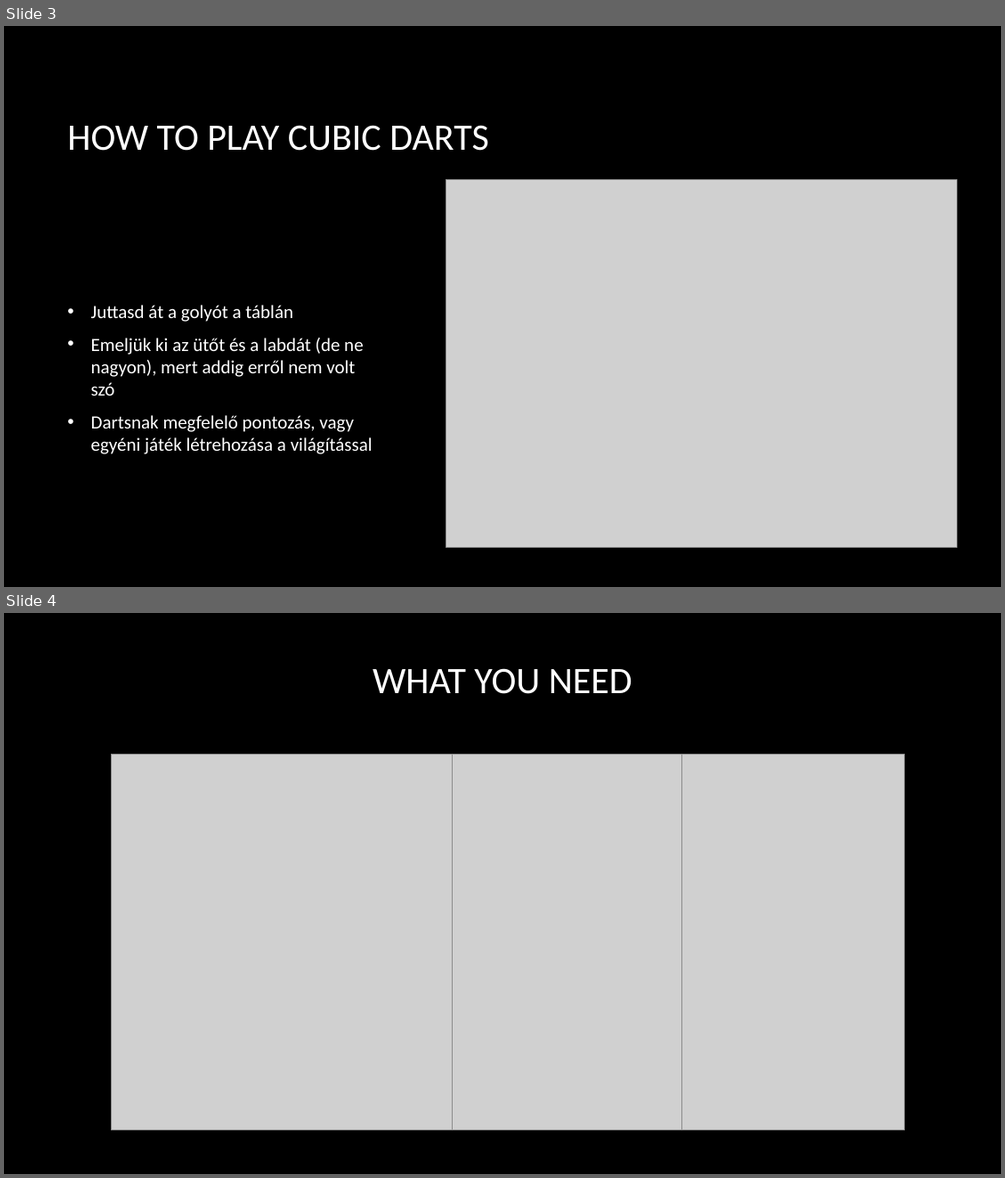
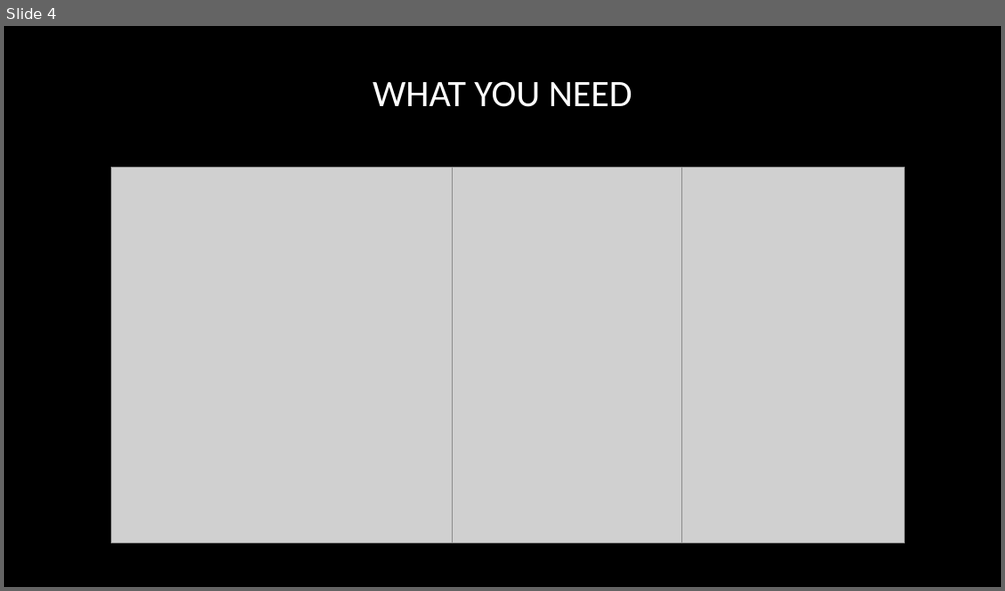
Before and after one commit to Adrellan/CubicDarts, a slide deck: cubic_darts.pptx. Shown one above the other, each under a label of ours: slides 3 and 4 before the commit, slide 4 after it. The pictures are 1005x1178 and 1005x591 pixels, drawn with LibreOffice and Linux fonts; fonts in the diff are those of the drawing; grey boxes stand for pictures; background and template pictures are left out. Boxes give left, top, right and bottom in pixels: in the first picture for what was removed or moved away, otherwise in the second. Text is boxed around its words. In the diff, an @@ line names an element or a change of style, - is before the commit and + after.

```diff
--- a/cubic_darts.pptx
+++ b/cubic_darts.pptx
@@ slide 3 removed at box(4, 26, 1001, 587), background picture (left out) @@
@@ title removed at box(67, 125, 488, 151) @@
-HOW TO PLAY CUBIC DARTS
@@ picture removed at box(446, 180, 957, 548) @@
@@ text removed at box(91, 305, 372, 454) @@
-• Juttasd át a golyót a táblán
-• Emeljük ki az ütőt és a labdát (de ne nagyon), mert addig erről nem volt szó
-• Dartsnak megfelelő pontozás, vagy egyéni játék létrehozása a világítással
```
Also in this commit, not shown: 4 slides changed, 2 slides added, 1 other slide removed, 2 other files.
